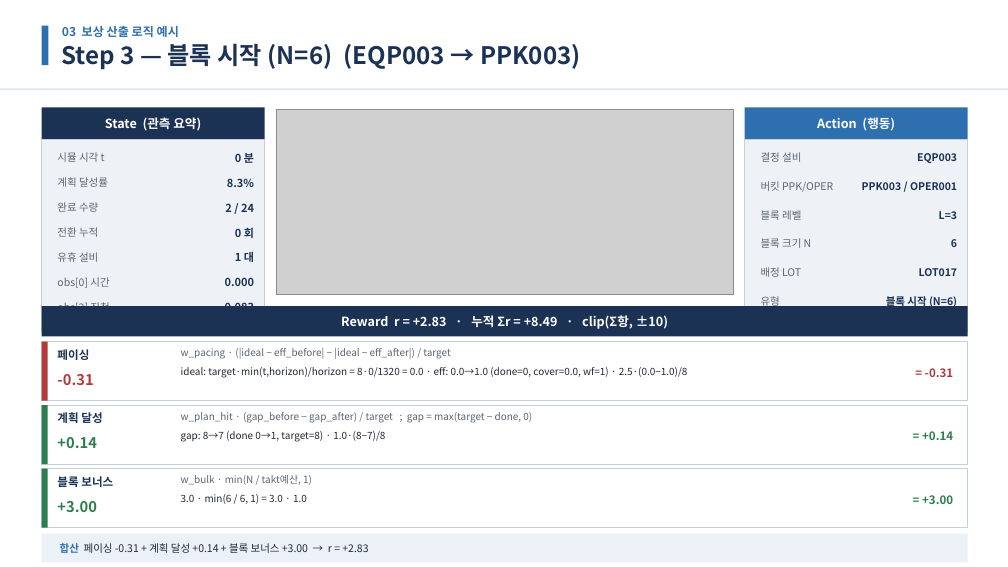
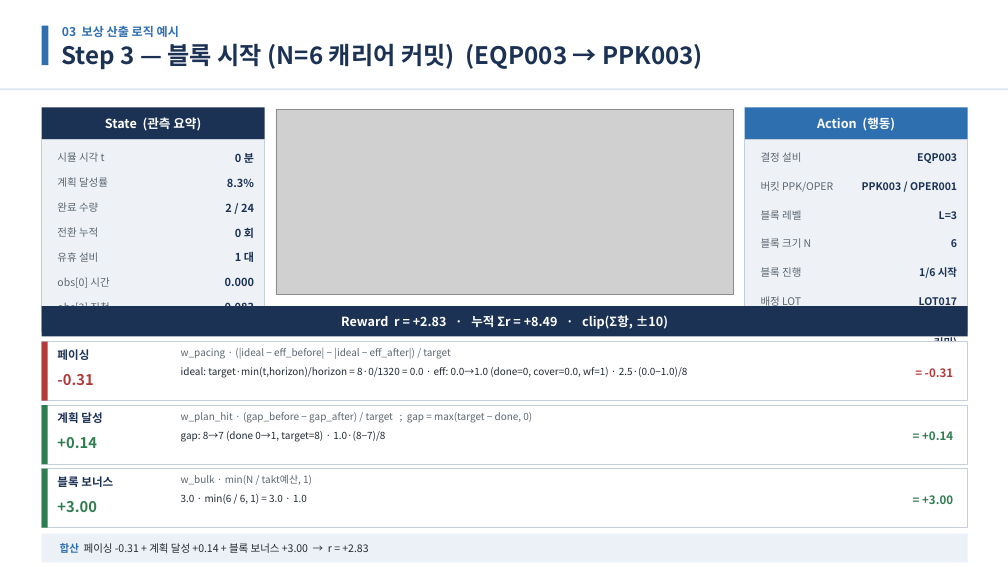
Before and after one commit to relighting123/pjt_scheduling, a slide deck: slide 14 of docs/BulkFill_스케줄링_발표자료.pptx. Drawn at 1008x567 pixels with LibreOffice and Linux fonts; fonts in the diff are those of the drawing; grey boxes stand for pictures. Boxes give left, top, right and bottom in pixels: in the first picture for what was removed or moved away, otherwise in the second. Text is boxed around its words. In the diff, an @@ line names an element or a change of style, - is before the commit and + after.

```diff
--- a/docs/BulkFill_스케줄링_발표자료.pptx
+++ b/docs/BulkFill_스케줄링_발표자료.pptx
@@ text at (x1=61, y1=43, x2=703, y2=70): text changed @@
-Step 3 — 블록 시작 (N=6) (EQP003 → PPK003)
+Step 3 — 블록 시작 (N=6 캐리어 커밋) (EQP003 → PPK003)
@@ text added at (x1=761, y1=267, x2=801, y2=277), 10 pt, text #5C6670 @@
+블록 진행
@@ text added at (x1=919, y1=267, x2=957, y2=278), 10 pt, text #1B3255, bold @@
+1/6 시작
@@ 3 texts moved together from (x1=761, y1=267, x2=957, y2=308) to (x1=761, y1=296, x2=957, y2=337) @@
@@ text at (x1=859, y1=335, x2=957, y2=342): text changed @@
-블록 시작 (N=6)
+블록 시작 (N=6 캐리어 커밋)
```
Also in this commit, not shown: 5 other slides changed, 10 other files.
